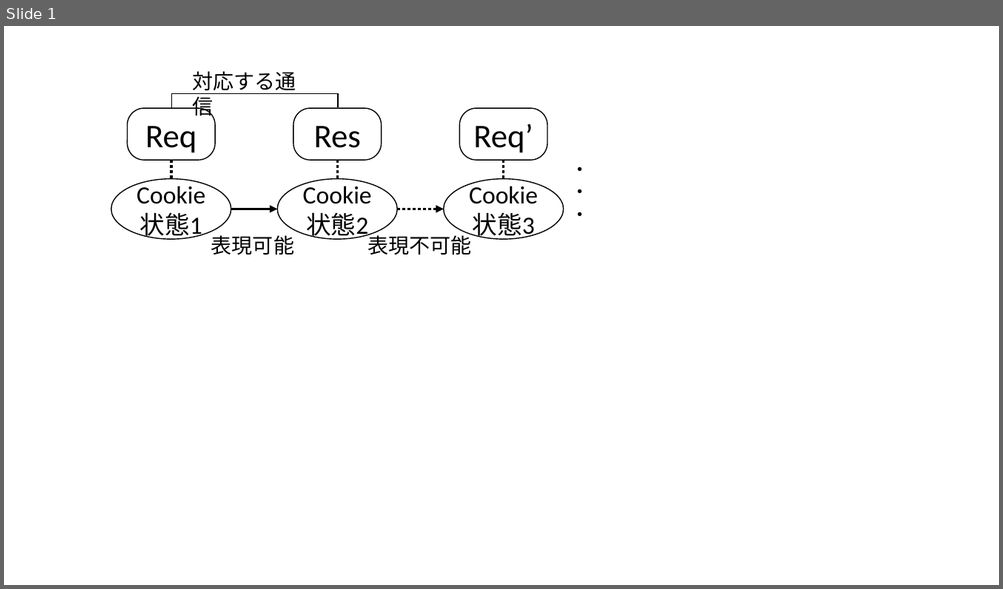
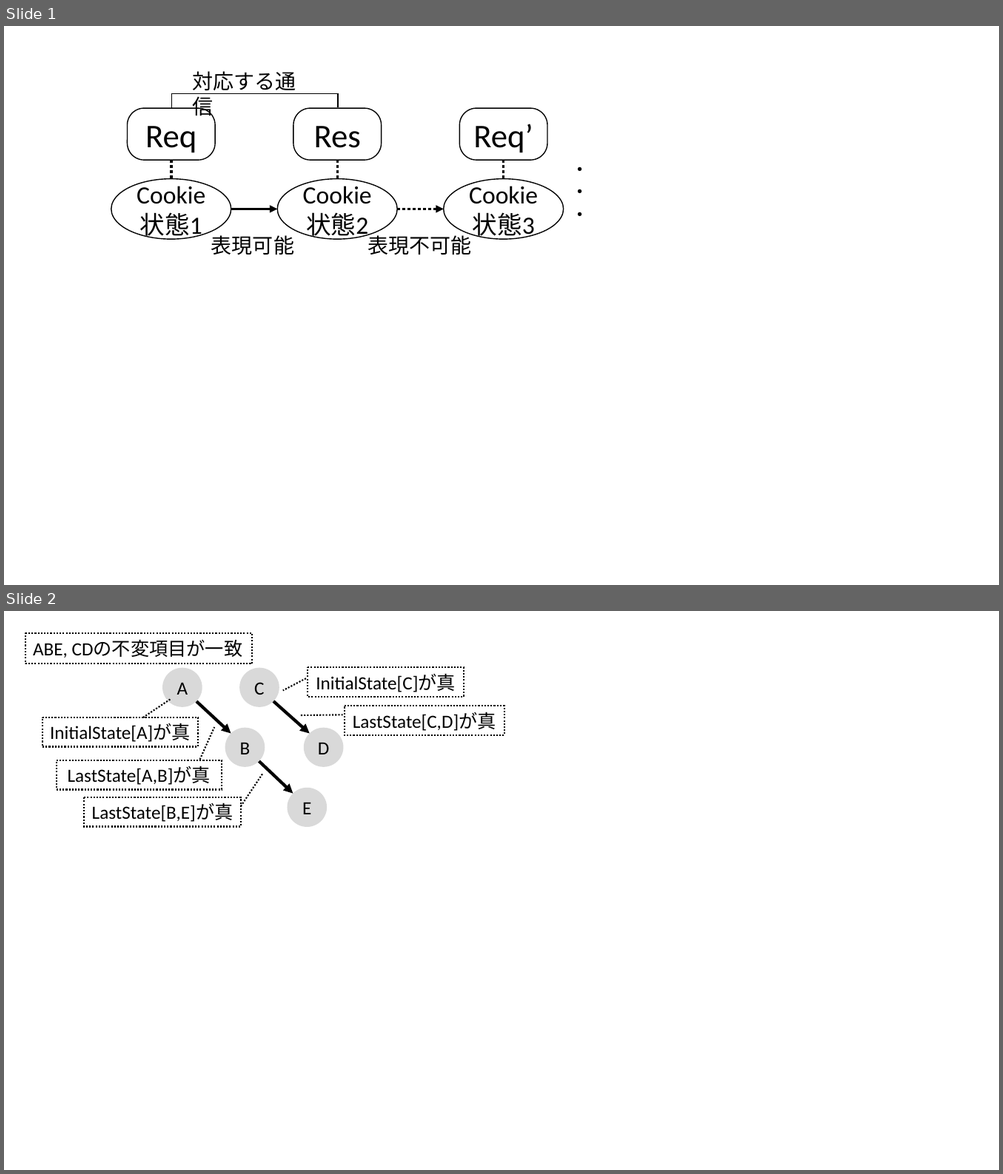
Before and after one commit to simahell/Master-Thesis, a slide deck: resume/fig_resume.pptx. Shown one above the other, each under a label of ours: slide 1 before the commit, slides 1 and 2 after it. The pictures are 1003x589 and 1003x1174 pixels, drawn with LibreOffice and Linux fonts; fonts in the diff are those of the drawing. Boxes give left, top, right and bottom in pixels: in the first picture for what was removed or moved away, otherwise in the second. Text is boxed around its words. In the diff, an @@ line names an element or a change of style, - is before the commit and + after.

```diff
--- a/resume/fig_resume.pptx
+++ b/resume/fig_resume.pptx
@@ slide 2 added at (4,611,999,1170), background #FFFFFF @@
@@ rectangle added at (22,629,512,832), fill #FFFFFF, outline #FFFFFF 1 pt @@
@@ rectangle added at (25,633,253,664), outline #000000 1.5 pt dashed, 18 pt, text #000000 @@
+ABE, CDの不変項目が一致
@@ ellipse added at (162,668,202,707), fill #D9D9D9, 18 pt, text #000000 @@
+A
@@ ellipse added at (240,668,279,707), fill #D9D9D9, 18 pt, text #000000 @@
+C
@@ border callout added at (307,668,464,697), fill #FFFFFF, outline #000000 1.5 pt dashed, 18 pt, text #000000 @@
+InitialState[C]が真
@@ border callout added at (42,718,198,747), fill #FFFFFF, outline #000000 1.5 pt dashed, 18 pt, text #000000 @@
+InitialState[A]が真
@@ arrow added from (196, 701) to (231, 733), #000000 3 pt @@
@@ arrow added from (273, 701) to (309, 733), #000000 3 pt @@
@@ border callout added at (344,706,505,735), fill #FFFFFF, outline #000000 1.5 pt dashed, 18 pt, text #000000 @@
+LastState[C,D]が真
@@ ellipse added at (225,727,264,767), fill #D9D9D9, 18 pt, text #000000 @@
+B
@@ ellipse added at (304,727,344,767), fill #D9D9D9, 18 pt, text #000000 @@
+D
@@ border callout added at (57,760,221,789), fill #FFFFFF, outline #000000 1.5 pt dashed, 18 pt, text #000000 @@
+LastState[A,B]が真
@@ arrow added from (259, 761) to (293, 794), #000000 3 pt @@
@@ ellipse added at (287,788,327,827), fill #D9D9D9, 18 pt, text #000000 @@
+E
@@ border callout added at (84,797,241,826), fill #FFFFFF, outline #000000 1.5 pt dashed, 18 pt, text #000000 @@
+LastState[B,E]が真
```
Also in this commit, not shown: 3 other files.
